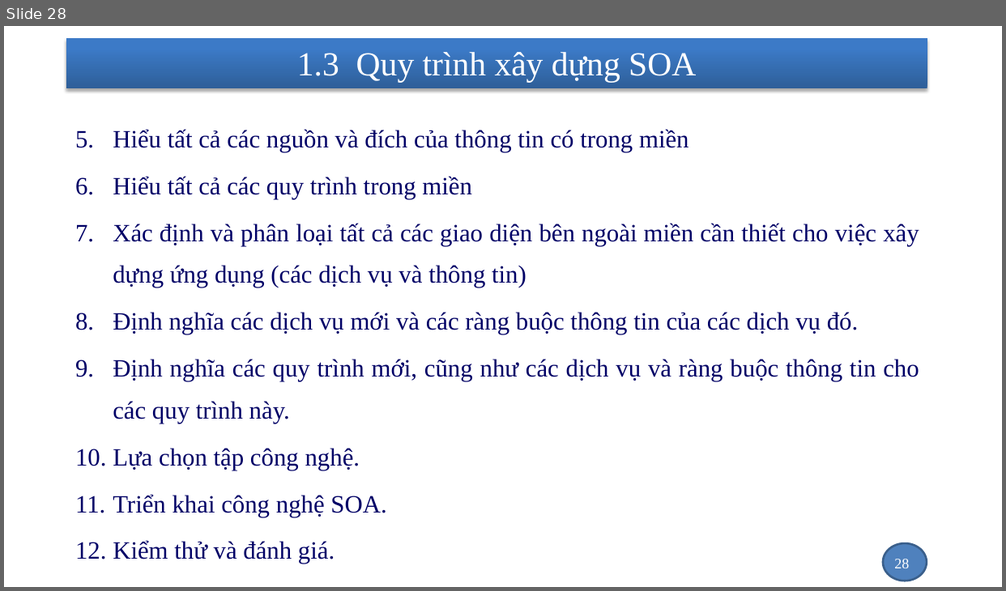
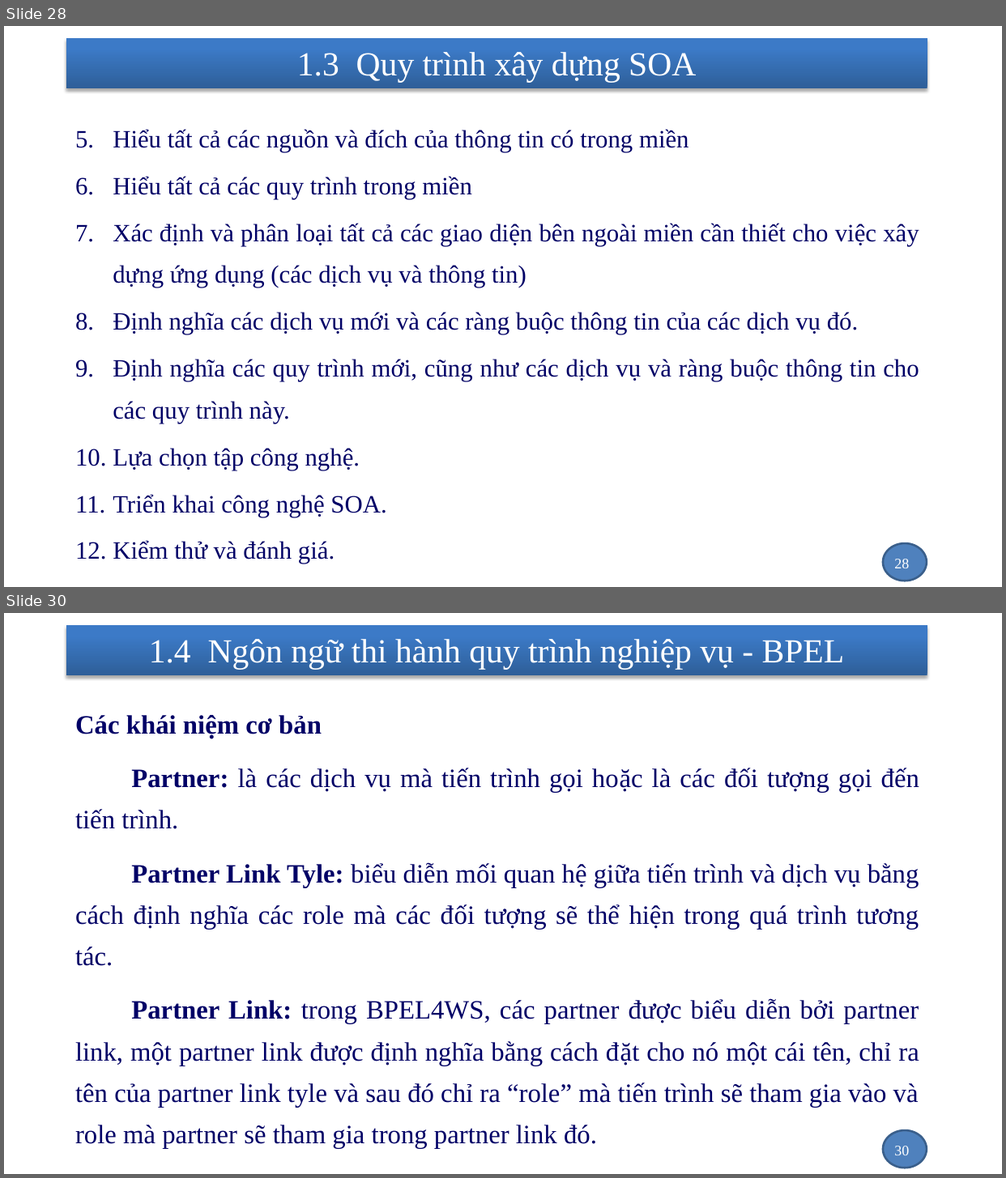
Before and after one commit to nhanhnt/LUANVAN, a slide deck: WORD/luanvan_nhanhnt_ver1.pptx. Shown one above the other, each under a label of ours: slide 28 before the commit, slides 28 and 30 after it; the slides between them are not shown. The pictures are 1006x591 and 1006x1178 pixels, drawn with LibreOffice and Linux fonts; fonts in the diff are those of the drawing; background and template pictures are left out. Boxes give left, top, right and bottom in pixels: in the first picture for what was removed or moved away, otherwise in the second. Text is boxed around its words. In the diff, an @@ line names an element or a change of style, - is before the commit and + after.

```diff
--- a/WORD/luanvan_nhanhnt_ver1.pptx
+++ b/WORD/luanvan_nhanhnt_ver1.pptx
@@ slide 30 added at [4,613,1002,1174], background picture (left out); not listed: 2 template elements that a slide beside it also shows @@
@@ title added at [149,639,845,670], 32.4 pt, text #FFFFFF @@
+1.4 Ngôn ngữ thi hành quy trình nghiệp vụ - BPEL
@@ text added at [75,715,919,1148], 25.5 pt, text #000066 @@
+    Các khái niệm cơ bản
+    Partner: là các dịch vụ mà tiến trình gọi hoặc là các đối tượng gọi đến tiến trình.
+    Partner Link Tyle: biểu diễn mối quan hệ giữa tiến trình và dịch vụ bằng cách định nghĩa các role mà các đối tượng sẽ thể hiện trong quá trình tương tác.
+    Partner Link: trong BPEL4WS, các partner được biểu diễn bởi partner link, một partner link được định nghĩa bằng cách đặt cho nó một cái tên, chỉ ra tên của partner link tyle và sau đó chỉ ra “role” mà tiến trình sẽ tham gia vào và role mà partner sẽ tham gia trong partner link đó.
@@ page number added at [894,1146,909,1156], 14 pt, text #FFFFFF @@
+30
```
Also in this commit, not shown: 1 slide changed, 3 other slides added, 1 other file.
